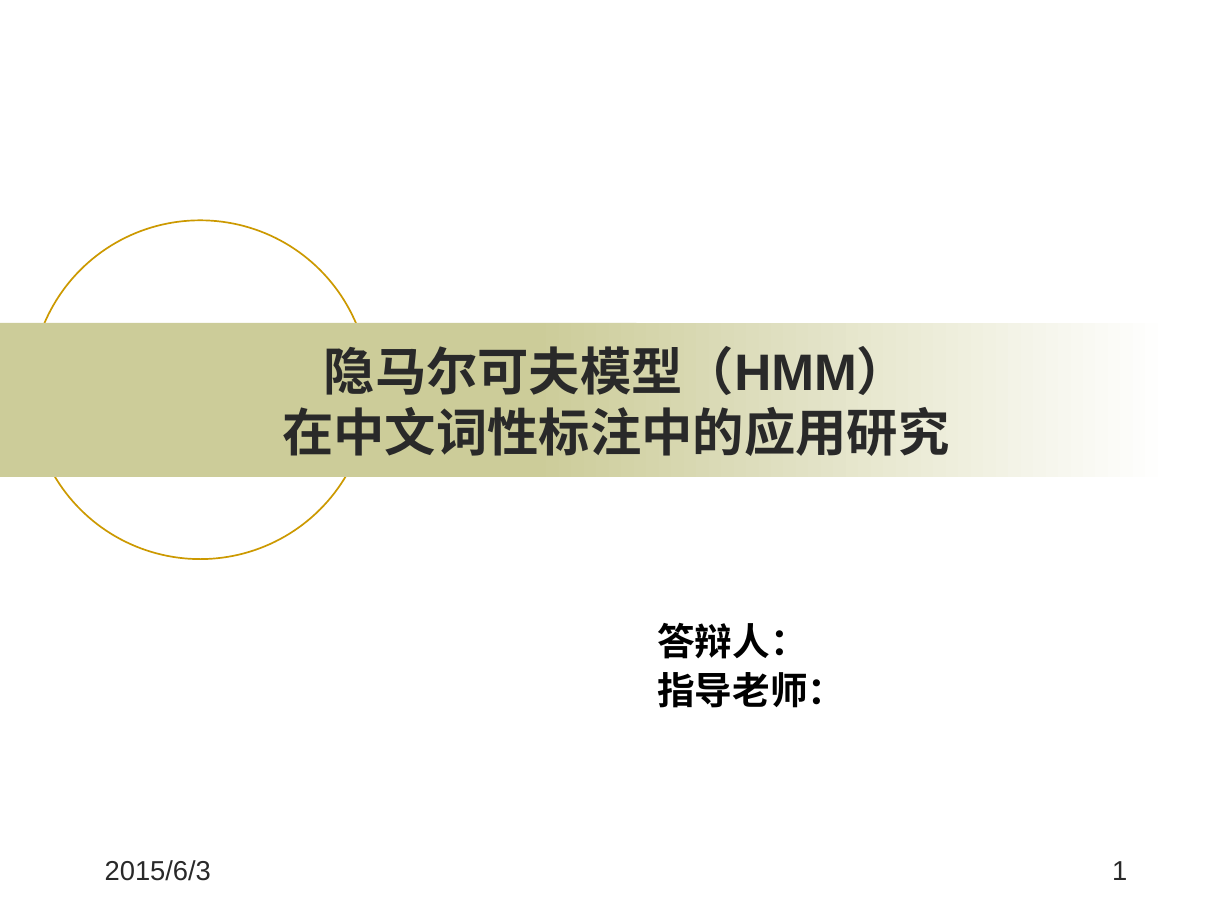
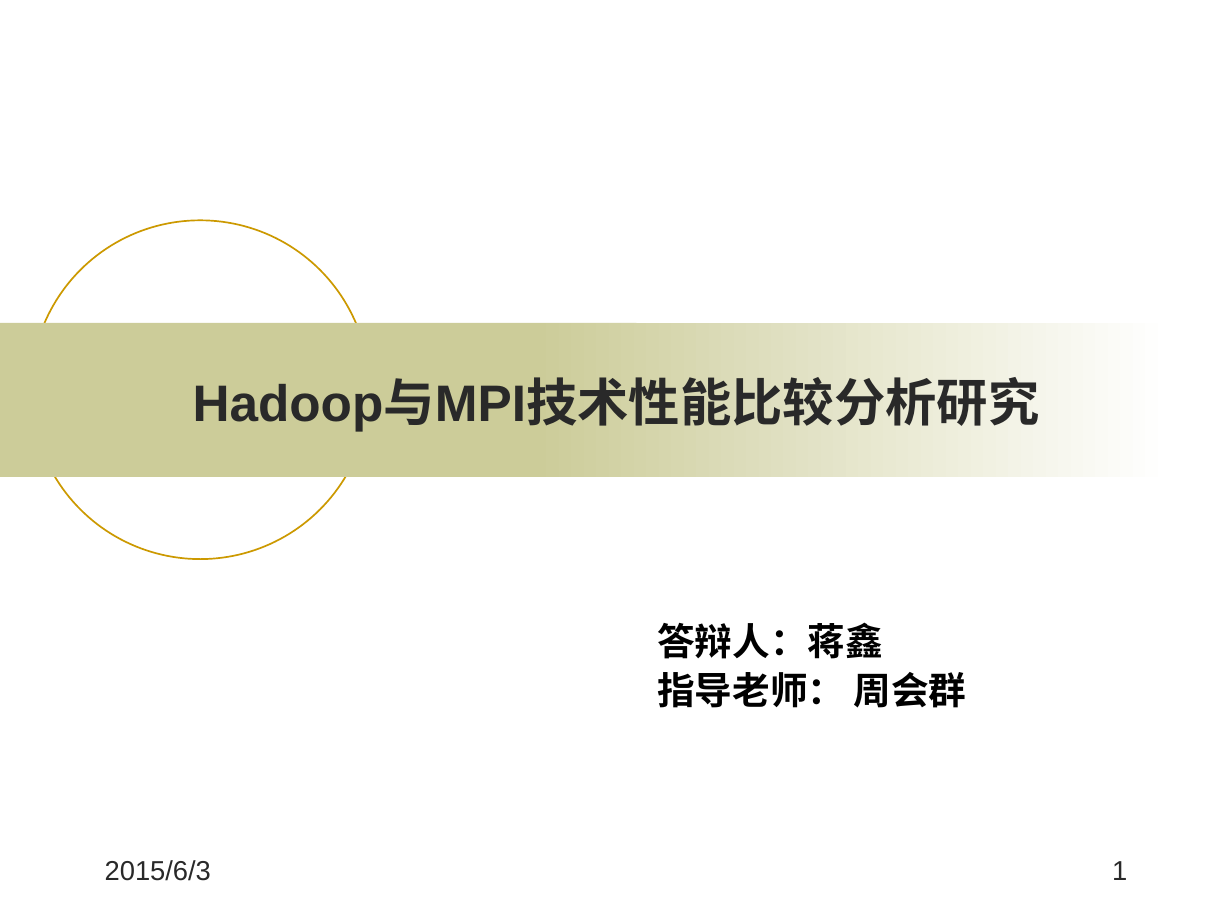
Before and after one commit to jiangxincode/thesis, a slide deck: slide 1 of 答辩.pptx. Drawn at 1232x924 pixels with LibreOffice and Linux fonts; fonts in the diff are those of the drawing; background and template pictures are left out. Boxes give left, top, right and bottom in pixels: in the first picture for what was removed or moved away, otherwise in the second. Text is boxed around its words. In the diff, an @@ line names an element or a change of style, - is before the commit and + after.

```diff
--- a/答辩.pptx
+++ b/答辩.pptx
@@ title at bbox=[193, 380, 1040, 431]: text changed @@
-隐马尔可夫模型（HMM）
-在中文词性标注中的应用研究
+Hadoop与MPI技术性能比较分析研究
@@ subtitle at bbox=[657, 622, 967, 708]: text changed @@
-答辩人：
-指导老师：
+答辩人：蒋鑫
+指导老师： 周会群
```
Also in this commit, not shown: 1 other file.
